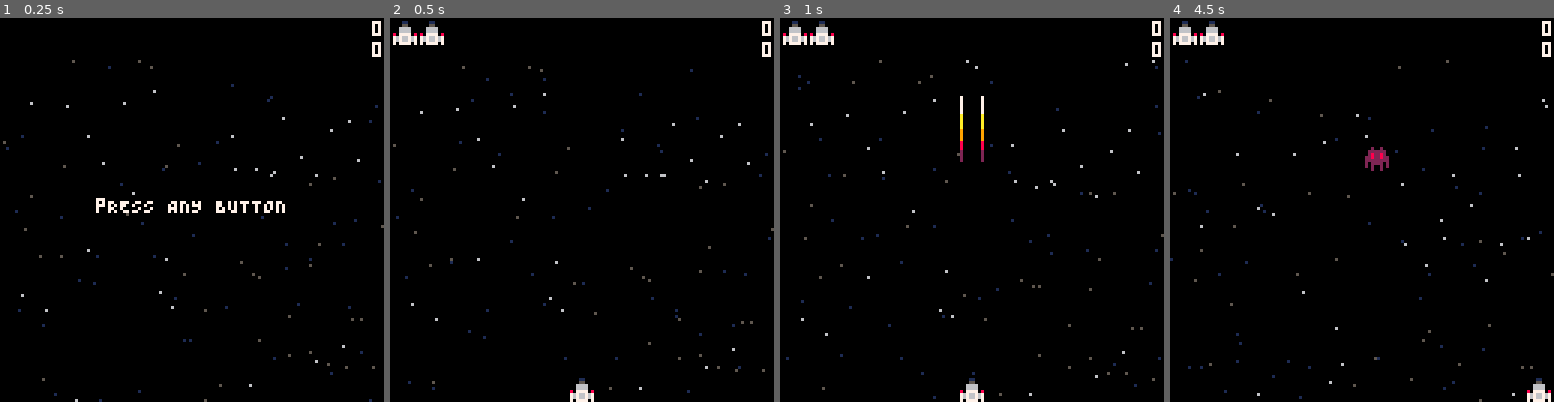
Above: before the commit, frames 1-4 (left to right).
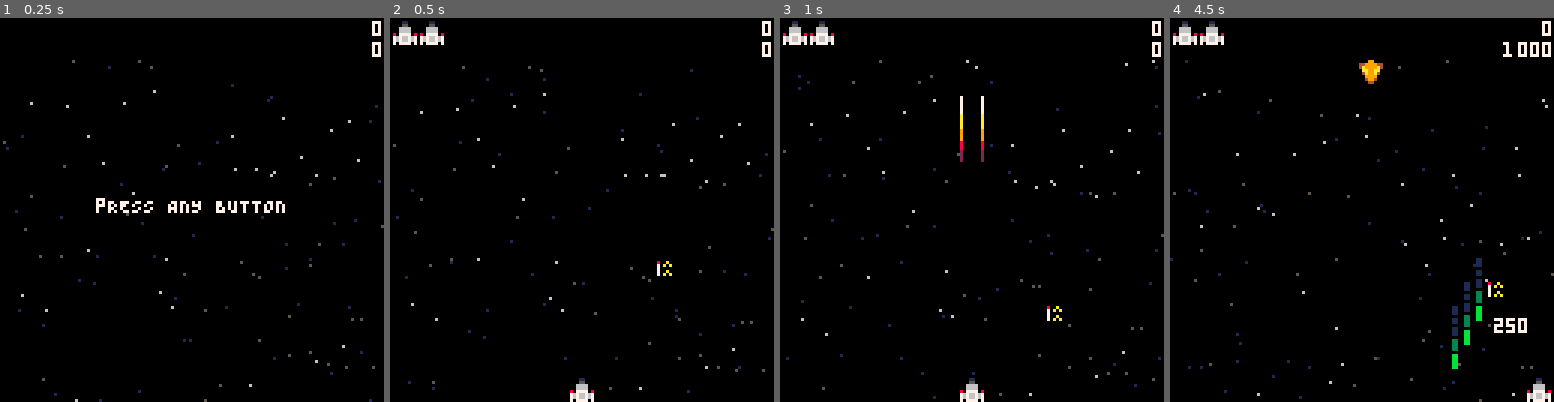
Above: after the commit, the same moments.

Repository: adammitchelldev/space
Game: PICO-8 cartridge space.p8
The game is run twice, just before and just after one commit, with the same random seed, the same clock (stepped at 60 frames per second) and the same inputs.
Inputs:
- Up to frame 1 (0.25 s): no input
- Up to frame 2 (0.5 s): tap X (X key) at 0.33 s
- Up to frame 3 (1 s): tap O (Z key) at 0.7 s
- Up to frame 4 (4.5 s): tap X (X key) at 1.07, 1.85, 2.97, 4.08 s; hold Right 1.6-2.1 s; tap O (Z key) every 0.4 s from 1.7 to 4.1 s; hold Up 2.15-2.42 s; hold Right 2.47-3.03 s; hold Left 3.08-3.58 s; hold Down 3.63-3.97 s; hold Right from 4.02 s (still down)

Frame 1 is identical in both runs. In frame 2, less than 0.1% of the frame differs, in the area x 69-74%, y 63-68%; in frame 3, less than 0.1%; in frame 4, 1.6%, in the area x 49-97%, y 6-92%.

Commit message:
Testing hunter

Diff:
--- a/space.p8
+++ b/space.p8
@@ -30,14 +30,14 @@
 
 #include src/util/debug.lua
 __gfx__
-0000000000000000000110000020020000bbbb000000000000000000000000000000000000000000000000000000000000000000000000000000058558500000
-00000000000000000005500002222220033bb3300000000000000000000000000000000000000000000000000000000000000000000000000005555555555000
-00700700000000000066660002822820003003000000000000000000000000000000000000000000000000000000000000000000000000000085566666655800
-00077000000000000066660022822822033333300000000000000000000000000000000000000000000000000000000000000000000000000555666886665550
-00077000000000008077770822222222bbb00bbb0000000000000000000000000000000000000000000000000000000000000000000000000556562222656550
-00700700000000007676676720222202033333300000000000000000000000000000000000000000000000000000000000000000000000008566666666666658
-00000000000000007676676720200202bb3003bb0000000000000000000000000000000000000000000000000000000000000000000000005565655555565655
-000000000000000070777707002002000b0000b00000000000000000000000000000000000000000000000000000000000000000000000005566655665566655
+0000000000000000000110000020020000bbbb000009900000000000000000000000000000000000000000000000000000000000000000000000058558500000
+00000000000000000005500002222220033bb3304499994400000000000000000000000000000000000000000000000000000000000000000005555555555000
+00700700000000000066660002822820003003004a9999a400000000000000000000000000000000000000000000000000000000000000000085566666655800
+00077000000000000066660022822822033333300aa99aa000000000000000000000000000000000000000000000000000000000000000000555666886665550
+00077000000000008077770822222222bbb00bbb04a99a4000000000000000000000000000000000000000000000000000000000000000000556562222656550
+00700700000000007676676720222202033333300099990000000000000000000000000000000000000000000000000000000000000000008566666666666658
+00000000000000007676676720200202bb3003bb0049940000000000000000000000000000000000000000000000000000000000000000005565655555565655
+000000000000000070777707002002000b0000b00004400000000000000000000000000000000000000000000000000000000000000000005566655665566655
 800a0000000000000000000000000000000000000000000000000000000000000000000000000000000000000000000000000000000000005562665665662655
 70a0a000000000000000000000000000000000000000000000000000000000000000000000000000000000000000000000000000000000005562865555682655
 70000000000000000000000000000000000000000000000000000000000000000000000000000000000000000000000000000000000000001562865115682651
--- a/src/enemy.lua
+++ b/src/enemy.lua
@@ -58,25 +58,21 @@
     dy = 1,
     scripts = {
         function(self)
+            local p
             repeat
-                local p = next(collision_layers["player"])
-                if (not p) return
+                yield()
+                p = next(collision_layers["player"])
+            until p and vec_dist2(self, p) < (50 * 50)
 
-                if vec_dist2(self, p) < (50 * 50) then
-                    local dx, dy = vec_xy_normalize(p.x - self.x, p.y - self.y, 4)
-                    self.dx = 0
-                    self.dy = 0
-                    for i = 1,20 do
-                        sfx(4)
-                        wait(1)
-                    end
-                    self.dx = dx
-                    self.dy = dy
-                    repeat
-                        sfx(4) -- TODO make this an actual sound loop
-                        wait(1)
-                    until false
-                end
+            local dx, dy = vec_xy_normalize(p.x - self.x, p.y - self.y, 4)
+            self.dx, self.dy = 0, 0
+            for i = 1,20 do
+                sfx(4)
+                yield()
+            end
+            self.dx, self.dy = dx, dy
+            repeat
+                sfx(4) -- TODO make this an actual sound loop
                 yield()
             until false
         end
@@ -160,3 +156,32 @@
     sfx(-1,2)
     enemy_big:super().remove(self)
 end
+
+enemy_hunter = enemy {
+    draw = draw_sprite(5),
+    value = 200,
+    bounce = {l=0,r=120,u=0,d=16},
+    dx = 2,
+    explosion = 15,
+    die_sfx = 8,
+    scripts = {
+        function(self)
+            repeat
+                local p
+                repeat
+                    yield()
+                    p = next(collision_layers["player"])
+                until p and abs(self.x - p.x) <= 8
+
+                for i = 1, 3 do
+                    wait(2)
+                    sfx(11)
+                    enemy_bullet:new(self.x + 3, self.y + 6).dy = 4
+                end
+                self.dx = -self.dx
+                wait(flr(rnd(30)) + 30)
+                self.dx = -self.dx
+            until false
+        end
+    }
+}
--- a/src/level.lua
+++ b/src/level.lua
@@ -32,7 +32,14 @@
             local dx = rnd(4) - 2
             dx *= min(0.5 + (diff * 0.25), 1.5)
             for i = 0, wave_size do
-                enemy_normal:new{ x = ((i + ((7 - wave_size) / 2)) * 16) + 4, dx = dx, dy = 1 + (diff * 0.1) - (abs(dx * i) / 16)}
+                local val = flr((diff + 2) / 4) + 1
+                enemy_normal:new{
+                    x = ((i + ((7 - wave_size) / 2)) * 16) + 4,
+                    dx = dx,
+                    dy = 1 + (diff * 0.1) - (abs(dx * i) / 16),
+                    health = val,
+                    value = val * 10
+                }
             end
             if diff < 3 then
                 wait(no_enemies)
@@ -54,16 +61,13 @@
         wait(no_enemies, player_up)
         wait(100)
 
-        if diff > 2 then
-            level_extra_enemy()
-        end
-
         if diff > 0 and (diff & 1) == 0 then
-            enemy_big:new{ x = 60, y = -16, dx = 0.5, health = 25 + (25 * diff) }
+            enemy_big:new{ x = 60, y = -16, dx = 0.5, health = 25 + (12.5 * diff), value = 1000 * diff }
+            lives += 1
             wait(no_enemies)
-            lives += 1
             wait(180)
             wait(player_up)
+            level_extra_enemy()
         end
 
         diff += 1
@@ -81,7 +85,8 @@
     end)
     repeat
         wait(180)
-        enemy_big:new{ x = 60, y = -16, dx = 0.5, health = 20 }
+        -- enemy_big:new{ x = 60, y = -16, dx = 0.5, health = 20 }
+        enemy_hunter:new{ x = -7, y = 0 }
         wait(no_enemies)
     until false
 end)
--- a/src/main.lua
+++ b/src/main.lua
@@ -97,8 +97,8 @@
 	boss_kills = 0
 	next_powerup = flr(rnd(5)) + 10
 	player:new()
-	level_simple()
-	-- level_test()
+	-- level_simple()
+	level_test()
 end
 
 function load_hiscore()
Not shown, changed: the sound effects (__sfx__) section of space.p8
